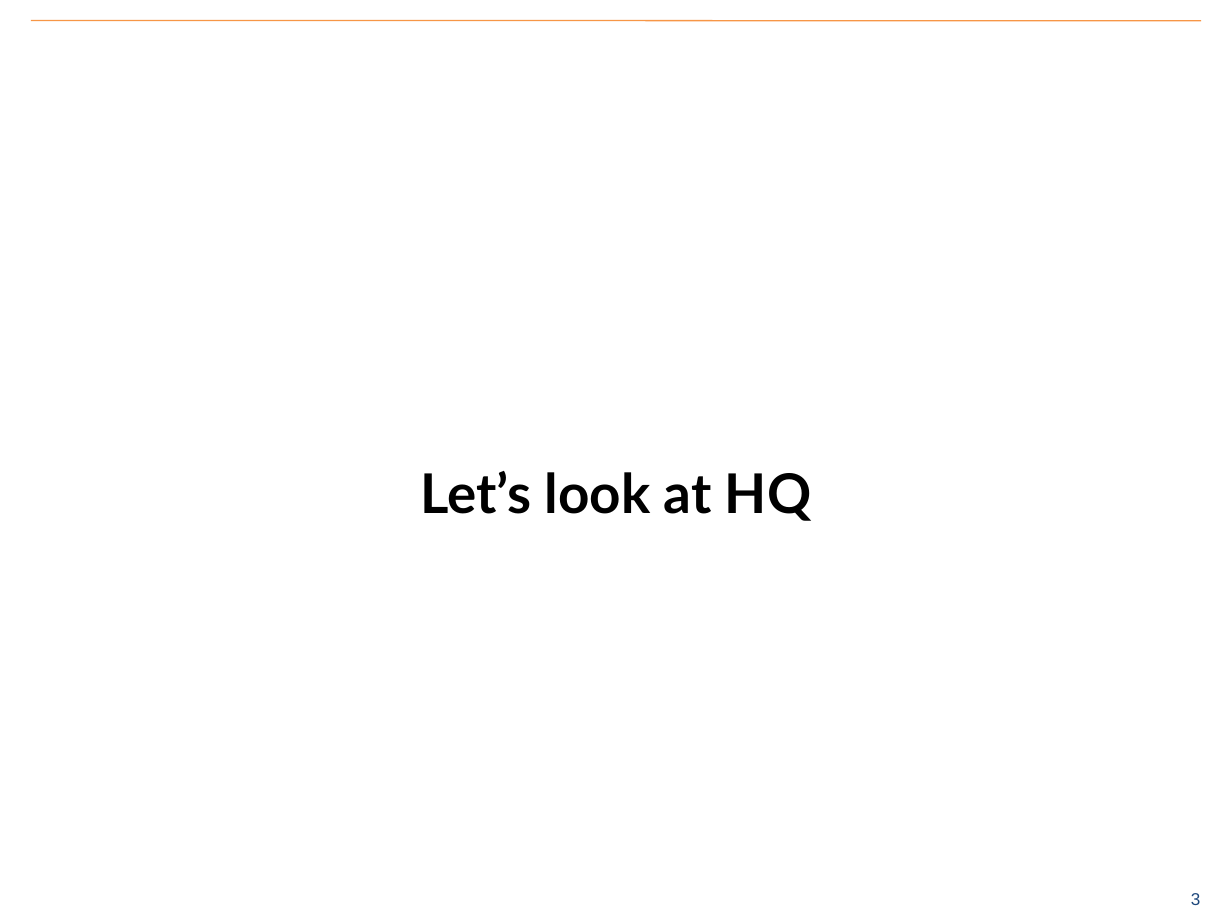
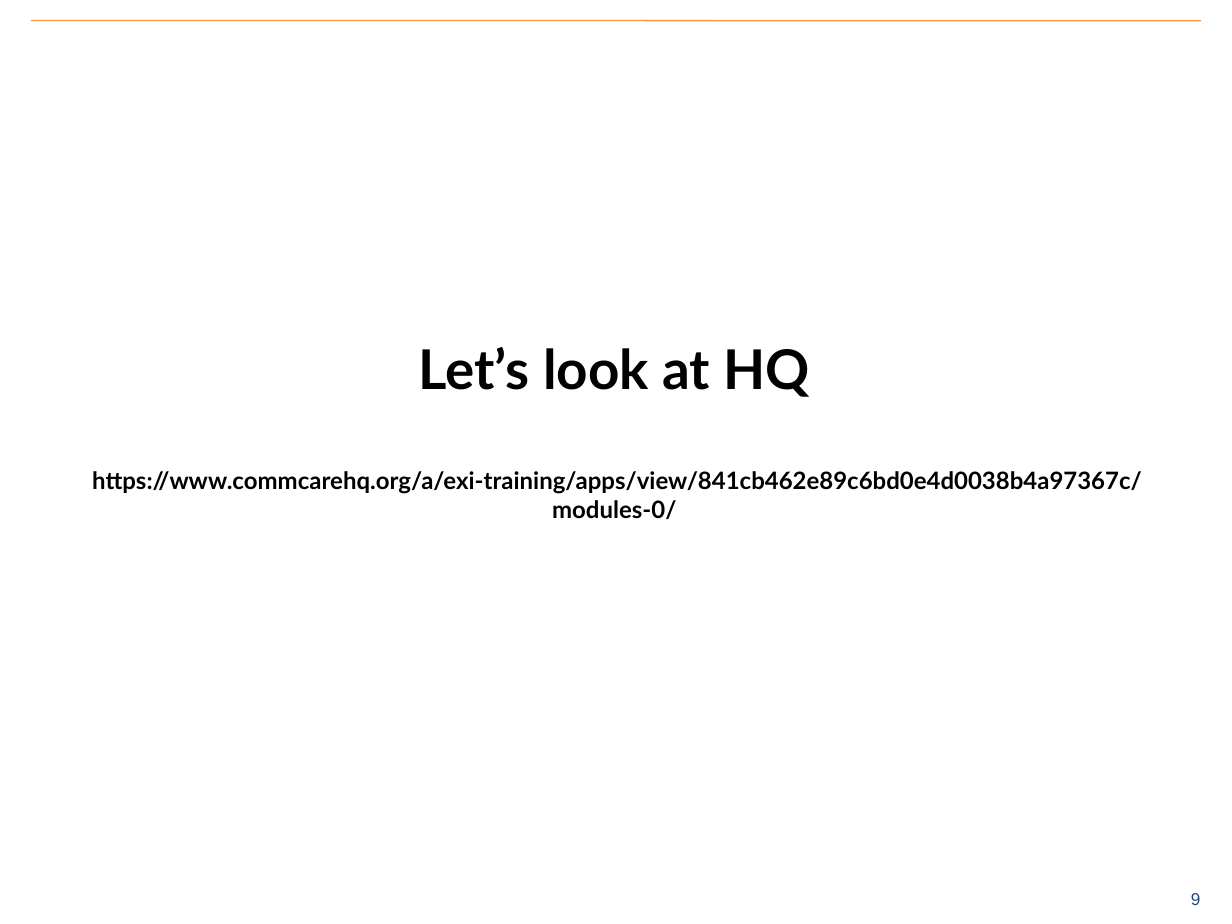
Before and after one commit to benrudolph/exi-training, a slide deck: slide 10 of CaseManagement/case_mgmt.pptx (slide 4 before the commit). Drawn at 1232x924 pixels with LibreOffice and Linux fonts; fonts in the diff are those of the drawing; background and template pictures are left out. Boxes give left, top, right and bottom in pixels: in the first picture for what was removed or moved away, otherwise in the second. Text is boxed around its words. In the diff, an @@ line names an element or a change of style, - is before the commit and + after.

```diff
--- a/CaseManagement/case_mgmt.pptx
+++ b/CaseManagement/case_mgmt.pptx
@@ title at [92,347,1142,519]: text changed; size 32 to 14 pt @@
-Let’s look at HQ
+Let’s look at HQ
+https://www.commcarehq.org/a/exi-training/apps/view/841cb462e89c6bd0e4d0038b4a97367c/modules-0/
@@ page number at [1191,893,1201,905]: text changed @@
-3
+9
```
Also in this commit, not shown: 1 other slide changed, 6 slides added, 2 other files.
